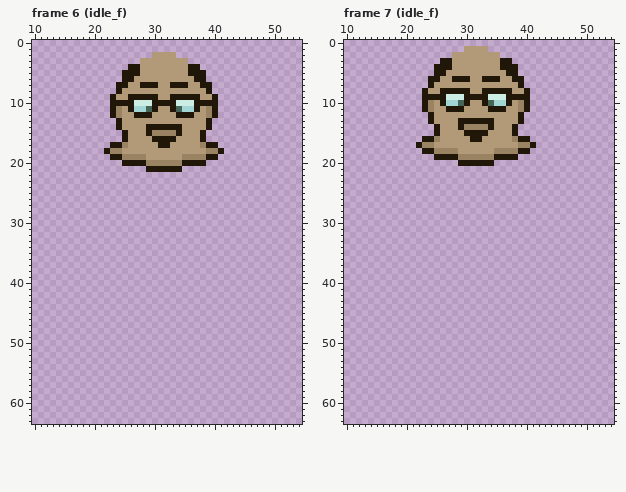
Two states of a pixel-art file, godot/Projeto 1 -/arquivos/aseprite/Player/carlao_v1.2.aseprite. Above: the version before the commit.
64x64 pixels, 109 frames. Colours within 5 levels of each other are drawn and written as one. Shown: frame 6 (idle_f): x 10..54, y 0..63; frame 7 (idle_f): x 10..54, y 0..63. The commit also changed other frames, which this record leaves out.
And afterwards:
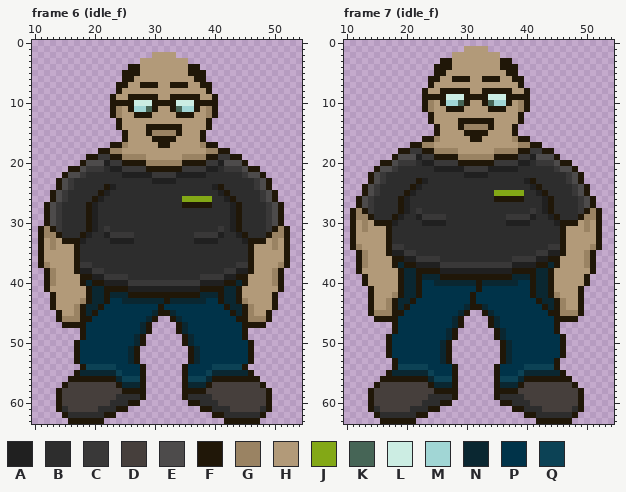
Palette (. is transparent): A #202020  B #2d2d2d  C #393838  D #463f3c  E #4d4b4b  F #201708  G #9a8363  H #b29a79  J #83a816  K #466556  L #ccede3  M #a1d6d5  N #0a2731  P #003349  Q #0c4255
From old to new:
layer "torso" added
Frame 6 (idle_f), layer "torso":
y 18: x 21 . -> F; x 42 . -> F
y 19: x 19..22 .... -> FFCC; x 41..44 .... -> CCFF
y 20: x 18..24 ....... -> FEEEACC; x 39..45 ....... -> CCAEEEF
y 21: x 16..28 ............. -> FFECCCBAACCCC; x 35..47 ............. -> CCCCAABCCCEFF
y 22: x 15..48 .................................. -> FEECBBBBBBAAAAACCCCAAAAABBBBBBCEEF
y 23: x 14..49 .................................... -> FECBBBBBBBBBBBBBAAAABBBBBBBBBBBBBCEF
y 24: x 14..49 .................................... -> FECBBBBBFABBBBBBBBBBBBBBBBAFBBBBBCEF
y 25: x 13..50 ...................................... -> FECBBBBBFABBBBBBBBBBBBBBBBBBAFBBBBBCEF
y 26: x 13..50 ...................................... -> FECBBBBFABBBBBBBBBBBBBJJJJJBBAFBBBBCEF
y 27: x 12..51 ........................................ -> FECBBBBFABBBBBBBBBBBBBBFFFFFBBBAFBBBBCEF
y 28..30: x 12..51 ........................................ -> FECBBBBFABBBBBBBBBBBBBBBBBBBBBBAFBBBBCEF
y 31: x 11..52 .......................................... -> FGFCBBBBFABCBBBBBBBBBBBBBBBBBBCBAFBBBBCFGF
y 32: x 11..52 .......................................... -> FGGFBBBFABBACCCCBBBBBBBBBBCCCCABBAFBBBFGGF
y 33: x 11..52 .......................................... -> FHGHFFFABBBBAAAABBBBBBBBBBAAAABBBBAFFFHGHF
y 34: x 11..52 .......................................... -> FHGHHHFBBBBBBBBBBBBBBBBBBBBBBBBBBBBFHHHGHF
y 35..36: x 11..52 .......................................... -> FHHHHHFBBBBBBBBBBBBBBBBBBBBBBBBBBBBFHHHHHF
y 37: x 11..52 .......................................... -> FGHHHHFCCBBBBBBBBBBBBBBBBBBBBBBBBCCFHHHHGF
y 38: x 12..51 ........................................ -> FGHHHFAACCBBBBBBBBBBBBBBBBBBBBCCAAFHHHGF
y 39: x 12..51 ........................................ -> FGHHHHFFAACCCCBBBBBBBBBBBBCCCCAAFFHHHHGF
y 40: x 12..51 ........................................ -> FGHHHHFNFFAAAACCCCCCCCCCCCAAAAFFNFHHHHGF
y 41: x 12..51 ........................................ -> FHHHHHHFNNFFFFAAAAAAAAAAAAFFFFNNFHHHHHHF
y 42: x 13..50 ...................................... -> FHHHHHFNNFNNNFFFFFFFFFFFFNNNFNNFHHHHHF
y 43: x 13..50 ...................................... -> FHHHHGFNNFPPNNNNNNNFNNNNNNPPFNNFGHHHHF
y 44: x 13..50 ...................................... -> FHHHGFNNFPPPPPPPPPFPPPPPPPPPPFNNFGHHHF
y 45: x 14..49 .................................... -> FHHGFNFPPPPPPPPPNFFNPPPPPPPPPFNFGHHF
y 46: x 14..30 ................. -> FGGGFFPPPPPPPPPNF; x 33..49 ................. -> FNPPPPPPPPPFFGGGF
y 47: x 15..29 ............... -> FFFFPPPPPPPPPNF; x 34..48 ............... -> FNPPPPPPPPPFFFF
y 48: x 18..29 ............ -> FPPPPPPPPPNF; x 34..45 ............ -> FNPPPPPPPPPF
y 49: x 18..28 ........... -> FPPPPPPPPNF; x 35..45 ........... -> FNPPPPPPPPF
y 50: x 17..28 ............ -> FPPPPPPPPPNF; x 35..46 ............ -> FNPPPPPPPPPF
y 51..53: x 17..27 ........... -> FPPPPPPPPNF; x 36..46 ........... -> FNPPPPPPPPF
y 54: x 18..28 ........... -> FQQQQQPPPPF; x 35..45 ........... -> FPPPPQQQQQF
y 55: x 17..28 ............ -> FNNNNNNQPPPF; x 35..46 ............ -> FPPPQNNNNNNF
y 56: x 16..28 ............. -> FFFFFFFFNQQQF; x 35..47 ............. -> FQQQNFFFFFFFF
y 57: x 15..28 .............. -> FDDDDDDDDFNNNF; x 35..48 .............. -> FNNNFDDDDDDDDF
y 58: x 14..28 ............... -> FDDDDDDDDDDFFFF; x 35..49 ............... -> FFFFDDDDDDDDDDF
y 59: x 14..28 ............... -> FDDDDDDDDDBBBBF; x 35..49 ............... -> FBBBBDDDDDDDDDF
y 60: x 14..27 .............. -> FDDDDDDDDBBBFF; x 36..49 .............. -> FFBBBDDDDDDDDF
y 61: x 14..25 ............ -> FBDDDDDBBBFF; x 38..49 ............ -> FFBBBDDDDDBF
y 62: x 15..23 ......... -> FBBBBBBFF; x 40..48 ......... -> FFBBBBBBF
y 63: x 16..21 ...... -> FFFFFF; x 42..47 ...... -> FFFFFF
Frame 7 (idle_f), layer "torso":
y 17: x 21 . -> F; x 42 . -> F
y 18: x 19..22 .... -> FFCC; x 41..44 .... -> CCFF
y 19: x 18..24 ....... -> FEEEACC; x 39..45 ....... -> CCAEEEF
y 20: x 16..28 ............. -> FFECCCBAACCCC; x 35..47 ............. -> CCCCAABCCCEFF
y 21: x 15..48 .................................. -> FEECBBBBBBAAAAACCCCAAAAABBBBBBCEEF
y 22: x 14..49 .................................... -> FECBBBBBBBBBBBBBAAAABBBBBBBBBBBBBCEF
y 23: x 14..49 .................................... -> FECBBBBBFABBBBBBBBBBBBBBBBAFBBBBBCEF
y 24: x 13..50 ...................................... -> FECBBBBBFABBBBBBBBBBBBBBBBBBAFBBBBBCEF
y 25: x 13..50 ...................................... -> FECBBBBFABBBBBBBBBBBBBJJJJJBBAFBBBBCEF
y 26: x 12..51 ........................................ -> FECBBBBFABBBBBBBBBBBBBBFFFFFBBBAFBBBBCEF
y 27: x 12..51 ........................................ -> FECBBBBFABBBBBBBBBBBBBBBBBBBBBBAFBBBBCEF
y 28: x 11..52 .......................................... -> FGFCBBBBFABCBBBBBBBBBBBBBBBBBBCBAFBBBBCFGF
y 29: x 11..52 .......................................... -> FGGFBBBFABBACCCCBBBBBBBBBBCCCCABBAFBBBFGGF
y 30: x 11..52 .......................................... -> FHGHFFFABBBBAAAABBBBBBBBBBAAAABBBBAFFFHGHF
y 31: x 11..52 .......................................... -> FHGHHHFBBBBBBBBBBBBBBBBBBBBBBBBBBBBFHHHGHF
y 32..33: x 11..52 .......................................... -> FHHHHHFBBBBBBBBBBBBBBBBBBBBBBBBBBBBFHHHHHF
y 34: x 11..52 .......................................... -> FGHHHHFCCBBBBBBBBBBBBBBBBBBBBBBBBCCFHHHHGF
y 35: x 12..51 ........................................ -> FGHHHFAACCBBBBBBBBBBBBBBBBBBBBCCAAFHHHGF
y 36: x 12..51 ........................................ -> FGHHHHFFAACCCCBBBBBBBBBBBBCCCCAAFFHHHHGF
y 37: x 12..51 ........................................ -> FGHHHHFNFFAAAACCCCCCCCCCCCAAAAFFNFHHHHGF
y 38: x 12..51 ........................................ -> FHHHHHHFNNFFFFAAAAAAAAAAAAFFFFNNFHHHHHHF
y 39: x 13..50 ...................................... -> FHHHHHFNNFNNNFFFFFFFFFFFFNNNFNNFHHHHHF
y 40: x 13..50 ...................................... -> FHHHHHFNNFPPNNNNNNNFNNNNNNPPFNNFHHHHHF
y 41: x 14..49 .................................... -> FHHHHFNNFPPPPPPPPPFPPPPPPPPFNNFHHHHF
y 42: x 14..49 .................................... -> FHHHGFNNFPPPPPPPPFPPPPPPPPPFNNFGHHHF
y 43: x 14..49 .................................... -> FHHGFNNFPPPPPPPPPFPPPPPPPPPPFNNFGHHF
y 44: x 14..49 .................................... -> FHHGFNFPPPPPPPPPNFFNPPPPPPPPPFNFGHHF
y 45: x 14..30 ................. -> FGGGFFPPPPPPPPPNF; x 33..49 ................. -> FNPPPPPPPPPFFGGGF
y 46: x 15..29 ............... -> FFFFPPPPPPPPPNF; x 34..48 ............... -> FNPPPPPPPPPFFFF
y 47: x 18..29 ............ -> FPPPPPPPPPNF; x 34..45 ............ -> FNPPPPPPPPPF
y 48: x 18..28 ........... -> FPPPPPPPPNF; x 35..45 ........... -> FNPPPPPPPPF
y 49: x 17..28 ............ -> FPPPPPPPPPNF; x 35..46 ............ -> FNPPPPPPPPPF
y 50..52: x 17..27 ........... -> FPPPPPPPPNF; x 36..46 ........... -> FNPPPPPPPPF
y 53: x 18..27 .......... -> FPPPPPPPNF; x 36..45 .......... -> FNPPPPPPPF
y 54: x 18..28 ........... -> FQQQQQPPPPF; x 35..45 ........... -> FPPPPQQQQQF
y 55: x 17..28 ............ -> FNNNNNNQPPPF; x 35..46 ............ -> FPPPQNNNNNNF
y 56: x 16..28 ............. -> FFFFFFFFNQQQF; x 35..47 ............. -> FQQQNFFFFFFFF
y 57: x 15..28 .............. -> FDDDDDDDDFNNNF; x 35..48 .............. -> FNNNFDDDDDDDDF
y 58: x 14..28 ............... -> FDDDDDDDDDDFFFF; x 35..49 ............... -> FFFFDDDDDDDDDDF
y 59: x 14..28 ............... -> FDDDDDDDDDBBBBF; x 35..49 ............... -> FBBBBDDDDDDDDDF
y 60: x 14..27 .............. -> FDDDDDDDDBBBFF; x 36..49 .............. -> FFBBBDDDDDDDDF
y 61: x 14..25 ............ -> FBDDDDDBBBFF; x 38..49 ............ -> FFBBBDDDDDBF
y 62: x 15..23 ......... -> FBBBBBBFF; x 40..48 ......... -> FFBBBBBBF
y 63: x 16..21 ...... -> FFFFFF; x 42..47 ...... -> FFFFFF
Where, in picture pixels (left, top, right, bottom), the same in both pictures:
added: (38, 148, 290, 424)
added: (350, 142, 602, 424)
